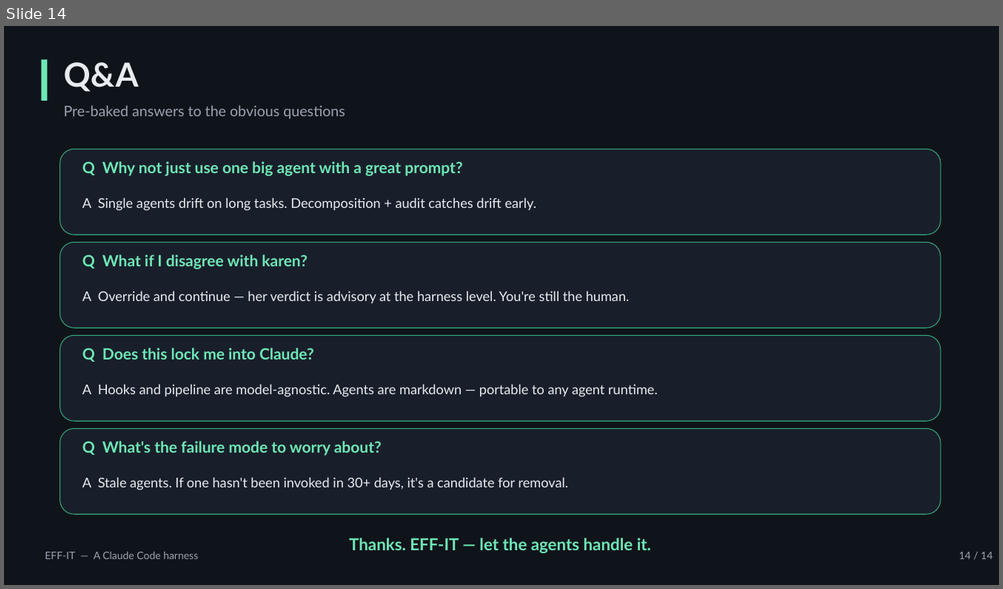
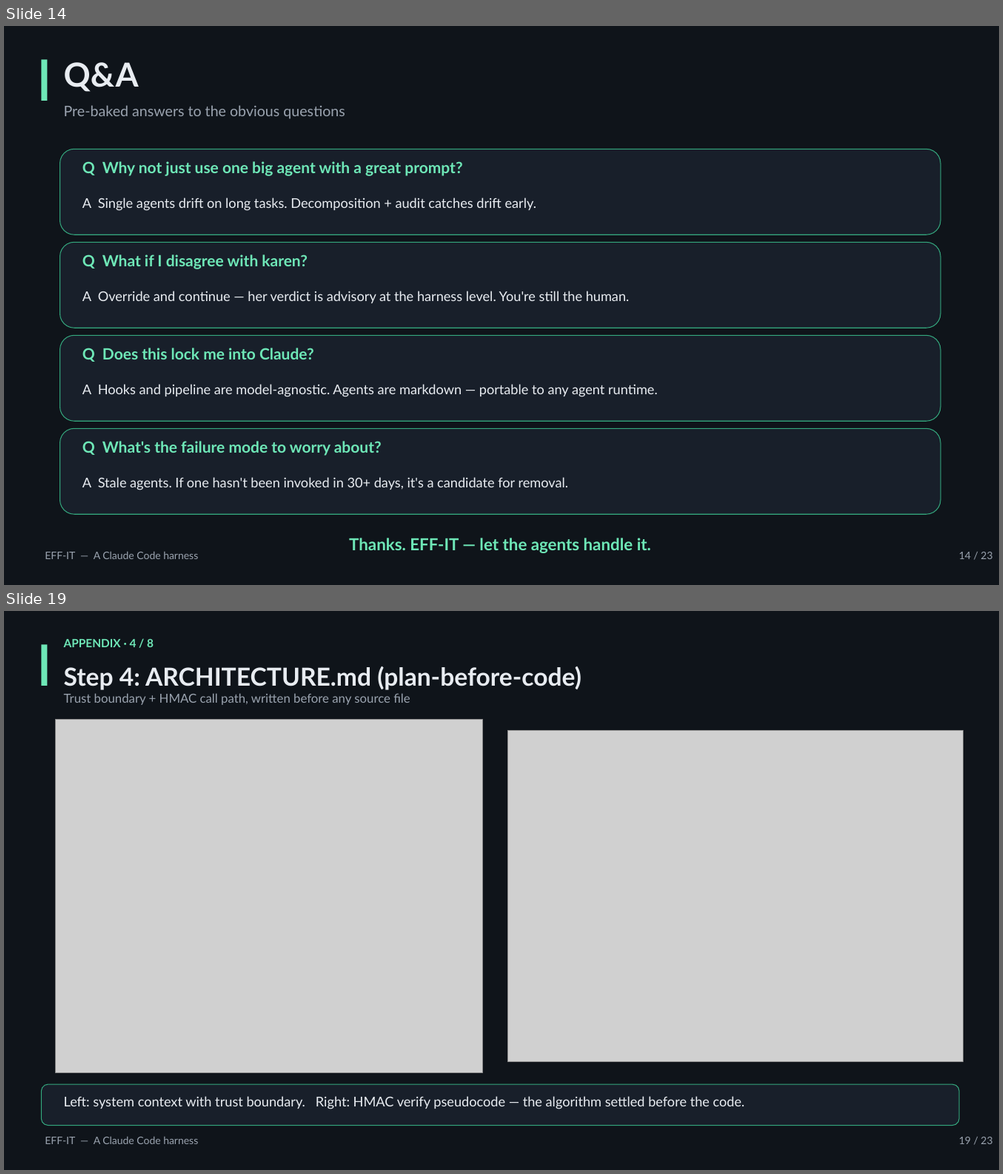
Before and after one commit to THISBROJJ/EFF-IT, a slide deck: docs/EFF-IT.pptx. Shown one above the other, each under a label of ours: slide 14 before the commit, slides 14 and 19 after it; the slides between them are not shown. The pictures are 1003x589 and 1003x1174 pixels, drawn with LibreOffice and Linux fonts; fonts in the diff are those of the drawing; grey boxes stand for pictures. Boxes give left, top, right and bottom in pixels: in the first picture for what was removed or moved away, otherwise in the second. Text is boxed around its words. In the diff, an @@ line names an element or a change of style, - is before the commit and + after.

Commit message:
docs: add case-study appendix to presentation deck
Nine new slides (one divider + eight case-study slides) walking the
30m 13s /run that built webhooksig — invocation, interrogation, spec,
security concerns, architecture, parallel coders + advisor, karen
triage, final scoreboard, and the JSONL audit trail.

build_deck.py gains prep_image() and find_screenshot() helpers that
downscale source PNGs from pptx_refs/ into docs/assets/case-study/ as
quality-85 JPEGs. Source filenames contain U+202F (narrow no-break
space) before AM, so lookup uses glob rather than literal path.

add_picture_fit() preserves aspect ratio and centers each shot inside
its bounding box. Final deck weighs ~1.4 MB.

```diff
--- a/docs/EFF-IT.pptx
+++ b/docs/EFF-IT.pptx
@@ slide 19 added at box(4, 611, 999, 1170), background #FFFFFF @@
@@ rectangle added at box(4, 611, 999, 1170), fill #0F141A @@
@@ rectangle added at box(41, 644, 47, 686), fill #6EE7B7 @@
@@ text added at box(64, 639, 153, 647), 11 pt, text #6EE7B7, bold @@
+APPENDIX · 4 / 8
@@ text added at box(64, 667, 581, 690), 24 pt, text #E8ECF1, bold @@
+Step 4: ARCHITECTURE.md (plan-before-code)
@@ text added at box(64, 693, 410, 705), 12 pt, text #9AA3AF @@
+Trust boundary + HMAC call path, written before any source file
@@ picture added at box(56, 719, 482, 1073) @@
@@ picture added at box(508, 730, 963, 1062) @@
@@ rounded rectangle added at box(41, 1085, 959, 1126), fill #181F2A, outline #34A87E 0.75 pt @@
@@ text added at box(64, 1096, 745, 1110), 13 pt, text #E8ECF1 @@
+Left: system context with trust boundary. Right: HMAC verify pseudocode — the algorithm settled before the code.
@@ text added at box(45, 1136, 198, 1145), 10 pt, text #9AA3AF @@
+EFF-IT — A Claude Code harness
@@ text added at box(959, 1137, 992, 1145), 10 pt, text #9AA3AF @@
+19 / 23
@@ slide 14 changed as well @@
@@ text at box(959, 552, 992, 560): text changed @@
-14 / 14
+14 / 23
```
Also in this commit, not shown: 12 other slides changed, 8 other slides added, 14 other files.
